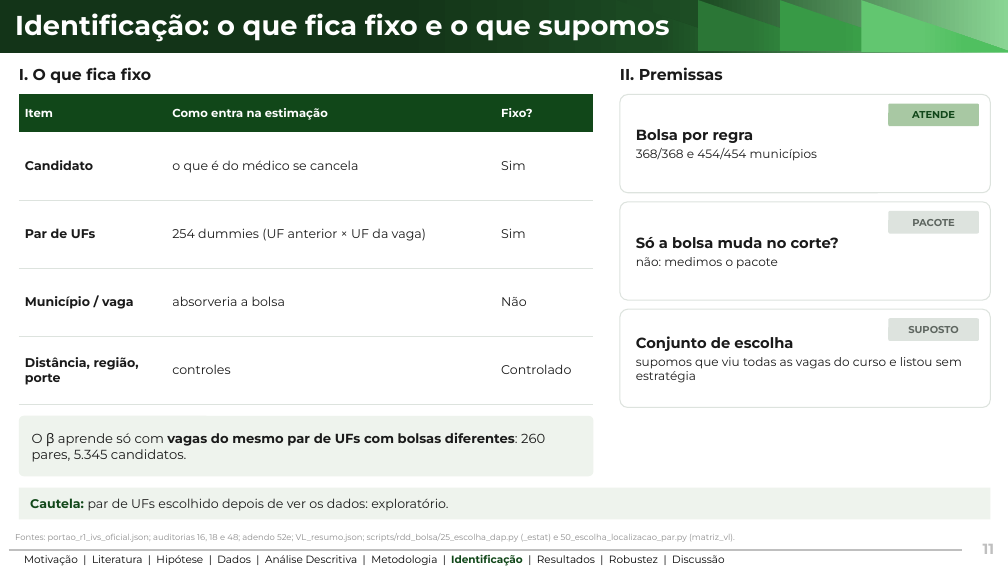
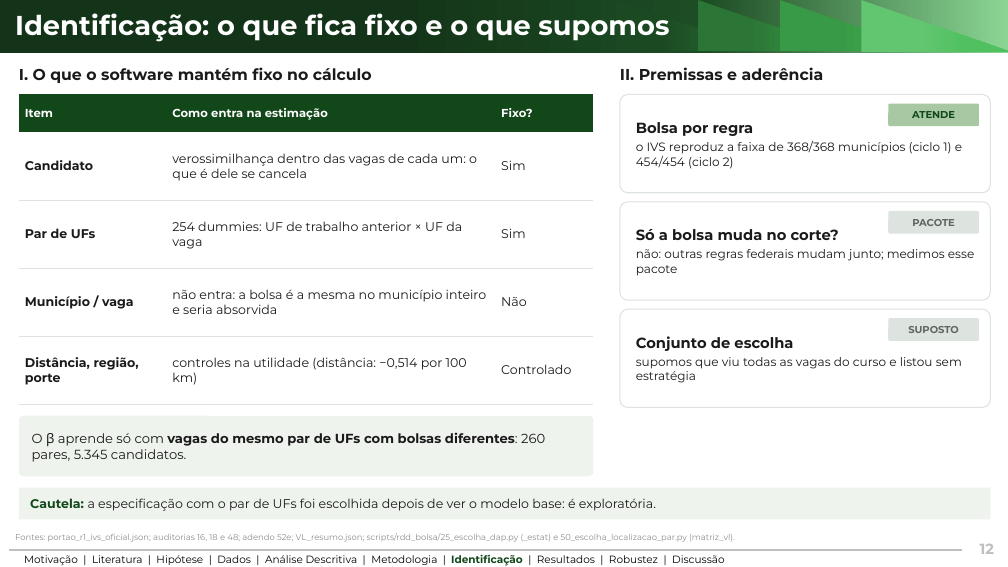
Before and after one commit to ka1victor/impact-eval-health-econ-pmme, a slide deck: slide 12 of output/apresentacao_banca_final/deck_banca_final.pptx (slide 11 before the commit). Drawn at 1008x567 pixels with LibreOffice and Linux fonts; fonts in the diff are those of the drawing; background and template pictures are left out. Boxes give left, top, right and bottom in pixels: in the first picture for what was removed or moved away, otherwise in the second. Text is boxed around its words. In the diff, an @@ line names an element or a change of style, - is before the commit and + after.

```diff
--- a/output/apresentacao_banca_final/deck_banca_final.pptx
+++ b/output/apresentacao_banca_final/deck_banca_final.pptx
@@ text at <box>19,67,372,83</box>: text changed @@
-I. O que fica fixo
+I. O que o software mantém fixo no cálculo
@@ text at <box>620,67,824,80</box>: text changed @@
-II. Premissas
+II. Premissas e aderência
@@ table at <box>19,95,594,405</box> @@
-row 2, column 2: o que é do médico se cancela
+row 2, column 2: verossimilhança dentro das vagas de cada um: o que é dele se cancela
-row 3, column 2: 254 dummies (UF anterior × UF da vaga)
+row 3, column 2: 254 dummies: UF de trabalho anterior × UF da vaga
-row 4, column 2: absorveria a bolsa
+row 4, column 2: não entra: a bolsa é a mesma no município inteiro e seria absorvida
-row 5, column 2: controles
+row 5, column 2: controles na utilidade (distância: −0,514 por 100 km)
@@ text in rounded rectangle at <box>636,141,962,169</box>: text changed @@
-368/368 e 454/454 municípios
+o IVS reproduz a faixa de 368/368 municípios (ciclo 1) e 454/454 (ciclo 2)
@@ text in rounded rectangle at <box>636,249,974,276</box>: text changed @@
-não: medimos o pacote
+não: outras regras federais mudam junto; medimos esse pacote
@@ text in rectangle at <box>30,498,656,511</box>: text changed @@
-Cautela: par de UFs escolhido depois de ver os dados: exploratório.
+Cautela: a especificação com o par de UFs foi escolhida depois de ver o modelo base: é exploratória.
@@ text at <box>980,544,994,554</box>: text changed @@
-11
+12
```
Also in this commit, not shown: 18 other slides changed, 1 slide added, 6 other files.
